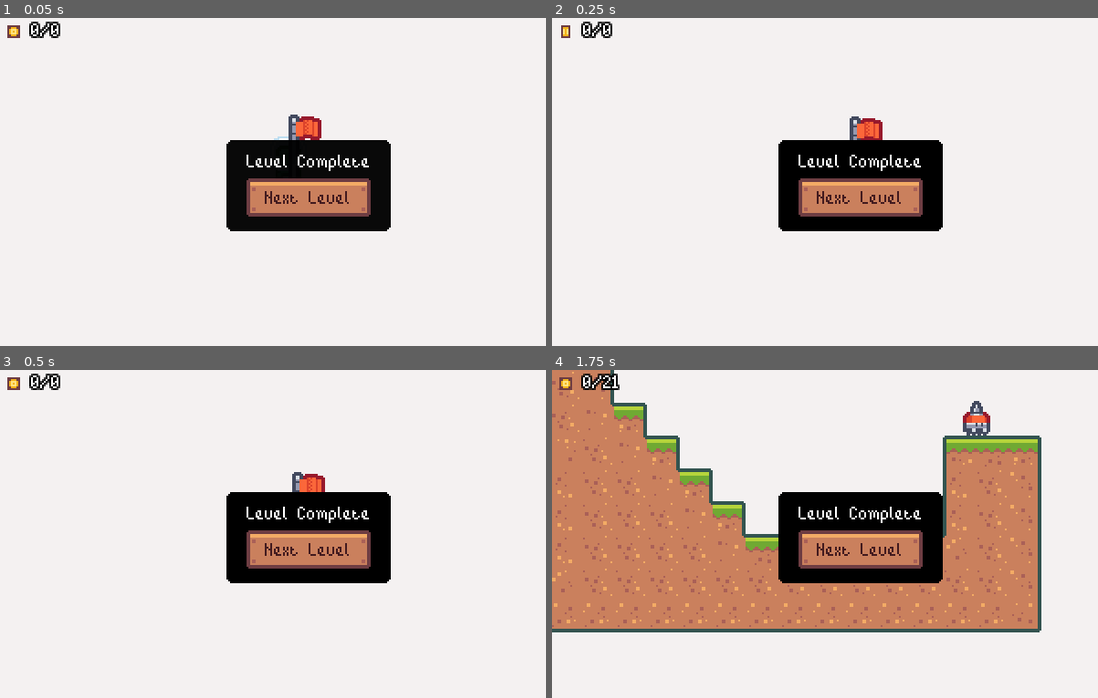
Above: before the commit, frames 1-4 (two rows, left to right).
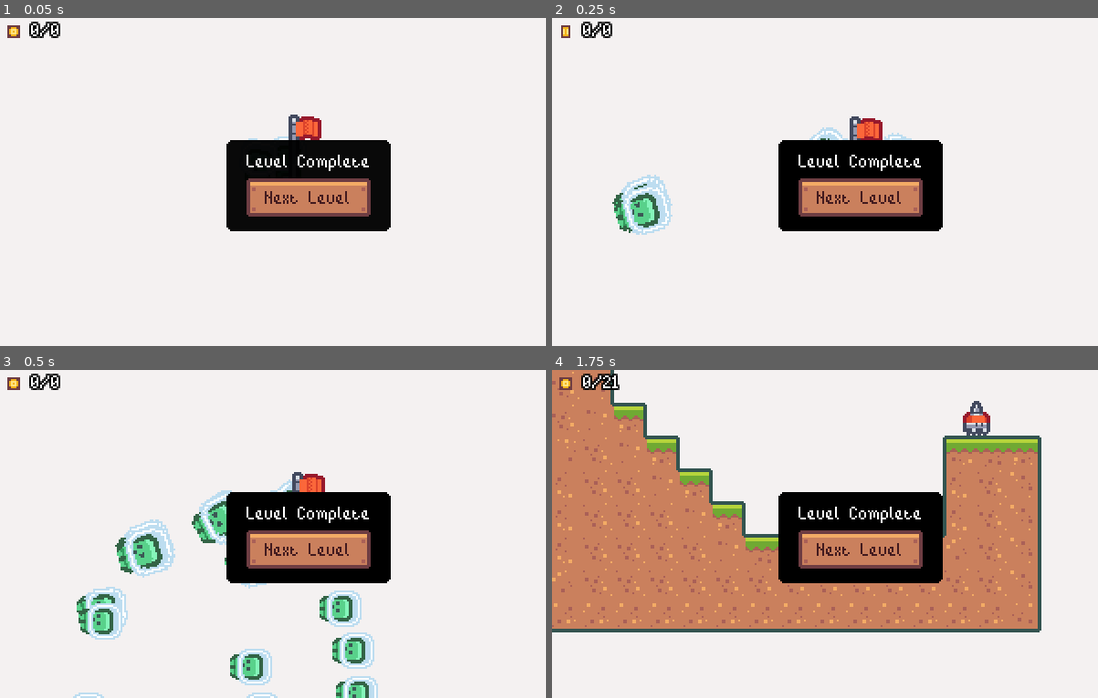
Above: after the commit, the same moments.

Repository: edivancamargo/2DPlatformerUdemy
Game: Godot game, scene res://src/helpers/Levels/BaseLevel.tscn
Two runs of this game, one before a commit and one after it. Both use one fixed random seed, a clock stepped at 60 frames per second and the inputs below. This scene is started directly instead of the project's main scene.
Inputs:
- Up to frame 1 (0.05 s): no input
- Up to frame 2 (0.25 s): no input
- Up to frame 3 (0.5 s): no input
- Up to frame 4 (1.75 s): click "Next Level" at 0.5 s; click "Next Level" at 1.25 s

The runs differ from the first frame. In frame 1, less than 0.1% of the frame differs, in the area x 45-48%, y 36-38%; in frame 2, 1.5%; in frame 3, 5.4%, in the area x 13-70%, y 33-100%; in frame 4, nothing differs.

Commit message:
Play playerDeath scene when player dies.

Diff:
--- a/src/scenes/Player/Player.gd
+++ b/src/scenes/Player/Player.gd
@@ -1,6 +1,8 @@
 extends KinematicBody2D
 
 export(int, LAYERS_2D_PHYSICS) var dashHurtboxMask
+
+onready var playerDeath = preload("res://src/scenes/Player/PlayerDeath.tscn")
 
 onready var animatedSprite: AnimatedSprite = $AnimatedSprite
 onready var coyoteTimer: Timer = $CoyoteTimer
@@ -122,6 +124,13 @@
 	if movePlayerVector.x != 0:
 		animatedSprite.flip_h = true if movePlayerVector.x > 0 else false
 
+func kill() -> void:
+	var playerDeathInstance = playerDeath.instance()
+	get_parent().add_child_below_node(self, playerDeathInstance)
+	playerDeathInstance.global_position = global_position
+	playerDeathInstance.velocity = velocity
+	SignalServiceManager.emit_player_hurt(self)
+
 func on_hurtbox_area_entered(_area2d) -> void:
 	SignalServiceManager.emit_apply_camera_shake(3.25)
-	SignalServiceManager.emit_player_hurt(self)
+	call_deferred("kill")
